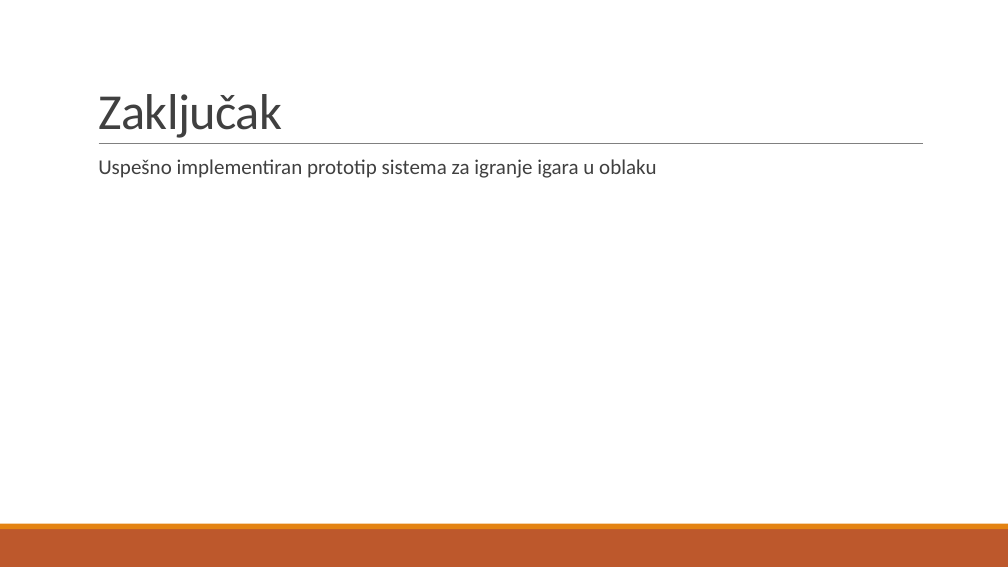
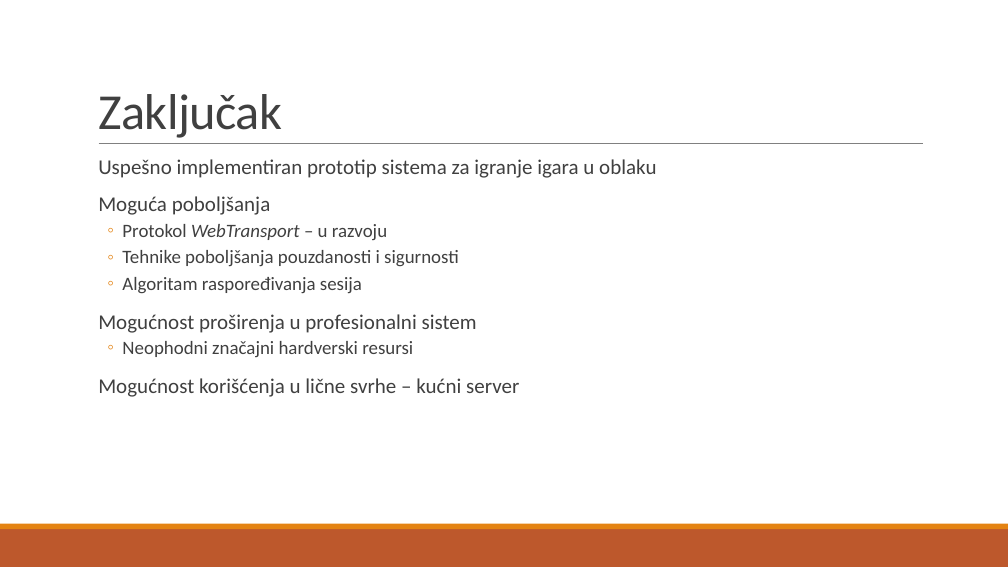
Before and after one commit to AleksandarDincic/cloud_gaming, a slide deck: slide 16 of docs/prezentacija.pptx (slide 15 before the commit). Drawn at 1008x567 pixels with LibreOffice and Linux fonts; fonts in the diff are those of the drawing. Boxes give left, top, right and bottom in pixels: in the first picture for what was removed or moved away, otherwise in the second. Text is boxed around its words. In the diff, an @@ line names an element or a change of style, - is before the commit and + after.

```diff
--- a/docs/prezentacija.pptx
+++ b/docs/prezentacija.pptx
@@ text at <box>98,196,519,397</box>: paragraphs added @@
+  Moguća poboljšanja
+  ◦ Protokol WebTransport – u razvoju
+  ◦ Tehnike poboljšanja pouzdanosti i sigurnosti
+  ◦ Algoritam raspoređivanja sesija
+  Mogućnost proširenja u profesionalni sistem
+  ◦ Neophodni značajni hardverski resursi
+  Mogućnost korišćenja u lične svrhe – kućni server
```
Also in this commit, not shown: 8 other slides changed, 1 slide added.
